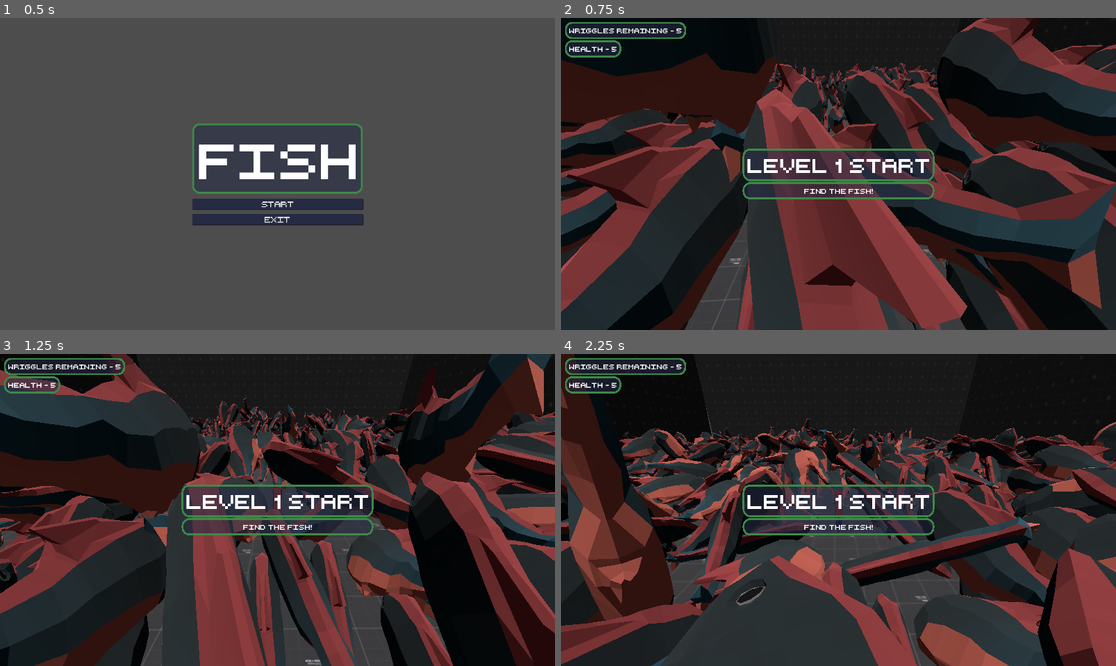
Above: before the commit, frames 1-4 (two rows, left to right).
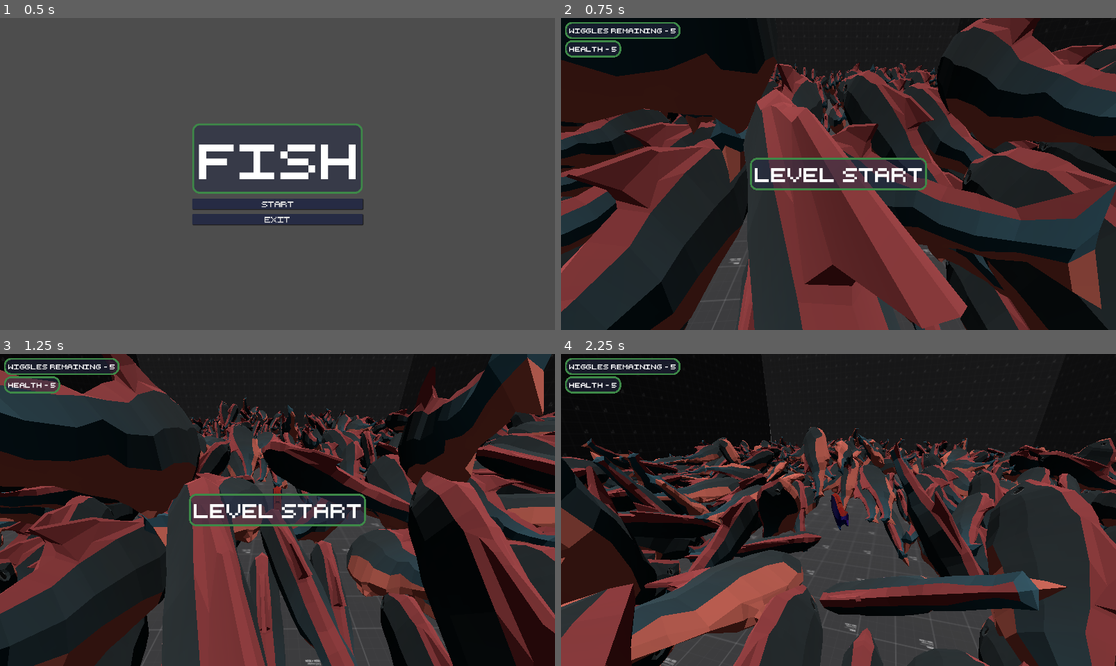
Above: after the commit, the same moments.

Repository: jamethy/fish-4
Game: Godot game, scene res://UI/main_menu.tscn
Same seed, same stepped clock (60 frames per second), same inputs: the game is played once before the commit and once after it. Sound files missing from this copy of the repository are replaced by a short silence.
Inputs (mouse positions are in pixels of both pictures, inside the frame that each line leads up to):
- Up to frame 1 (0.5 s): no input
- Up to frame 2 (0.75 s): click "Start" at 0.5 s
- Up to frame 3 (1.25 s): no input
- Up to frame 4 (2.25 s): tap Enter (ui_accept) at 1.25, 1.52 s; move the mouse to (866, 510) at 1.27 s; hold W (Forward) from 1.28 s (still down); tap Q (Bubble) at 1.35 s; move the mouse to (810, 510) at 2.02 s; tap Space (Burst) at 2.1 s

Frame 1 is identical in both runs. In frame 2, 3.7% of the frame differs, in the area x 2-68%, y 1-59%; in frame 3, 3.5%; in frame 4, 53%, in the area x 0-100%, y 0-100%.

Commit message:
Sound Effects!

Diff:
--- a/Audio/effect_manager.gd
+++ b/Audio/effect_manager.gd
@@ -3,6 +3,19 @@
 
 var sound_effects:Array = [preload("res://Audio/Sound Effects/N-Water_01.ogg"), preload("res://Audio/Sound Effects/N-Wa …(437 unchanged characters)…
 
+func _ready():
+	pass
+
+func _play_fx():
+	var effect = sound_effects.pick_random()
+	var new_audio_player = AudioStreamPlayer3D.new()
+	self.add_child(new_audio_player)
+	var audio_player = self.get_child(0)
+	audio_player.stream = effect
+	audio_player.play()
+	await audio_player.finished
+	audio_player.queue_free()
+
 func sellect_effect() -> AudioStreamOggVorbis:
 	var effect = sound_effects.pick_random()
 	print()
--- /dev/null
+++ b/Audio/effects_player.tscn
@@ -0,0 +1,6 @@
+[gd_scene load_steps=2 format=3 uid="uid://b10ws1hsert2j"]
+
+[ext_resource type="Script" path="res://Audio/effect_manager.gd" id="1_7i1vt"]
+
+[node name="EffectsPlayer" type="Node"]
+script = ExtResource("1_7i1vt")
--- a/LevelStartDisplay.gd
+++ b/LevelStartDisplay.gd
@@ -2,7 +2,7 @@
 
 
 func show_for_level_start(level: int):
-	$CenterContainer/VBoxContainer/LevelStartLabel.text = "LEVEL %d START" % level
+	#$CenterContainer/VBoxContainer/LevelStartLabel.text = "LEVEL %d START" % level
 	visible = true
 	$Timer.start()
 
--- /dev/null
+++ b/UI/in_game_menu.gd
@@ -0,0 +1,16 @@
+extends Control
+
+signal back_to_game_pressed
+
+func _on_back_to_game_button_pressed():
+	Effects._play_fx()
+	back_to_game_pressed.emit()
+
+func _on_exit_to_main_menu_button_pressed():
+	Effects._play_fx()
+	get_tree().change_scene_to_file("res://UI/main_menu.tscn")
+
+
+func _on_exit_to_desktop_button_pressed():
+	Effects._play_fx()
+	get_tree().quit()
--- a/UI/in_game_menu.tscn
+++ b/UI/in_game_menu.tscn
@@ -1,14 +1,7 @@
-[gd_scene load_steps=3 format=3 uid="uid://dbsjqa35qgidl"]
+[gd_scene load_steps=3 format=3 uid="uid://bn6ewwjy8ng6m"]
 
 [ext_resource type="Theme" uid="uid://4g6adh7plvly" path="res://UI/Theme.tres" id="1_2427n"]
-
-[sub_resource type="GDScript" id="GDScript_efb3v"]
-script/source = "extends Control
-
-signal back_to_game_pressed
-
-
-"
+[ext_resource type="Script" path="res://UI/in_game_menu.gd" id="2_tnd1b"]
 
 [node name="InGameMenu" type="Control"]
 layout_mode = 3
@@ -18,7 +11,7 @@
 grow_horizontal = 2
 grow_vertical = 2
 theme = ExtResource("1_2427n")
-script = SubResource("GDScript_efb3v")
+script = ExtResource("2_tnd1b")
 
 [node name="CenterContainer" type="CenterContainer" parent="."]
 layout_mode = 1
--- a/UI/main_menu.gd
+++ b/UI/main_menu.gd
@@ -2,8 +2,10 @@
 
 
 func _on_start_button_pressed():
+	Effects._play_fx()
 	get_tree().change_scene_to_file("res://game.tscn")
 
 
 func _on_exit_button_pressed():
+	Effects._play_fx()
 	get_tree().quit()
--- a/UI/player_ui.tscn
+++ b/UI/player_ui.tscn
@@ -31,11 +31,11 @@
 [node name="VBoxContainer" type="VBoxContainer" parent="MarginContainer/HBoxContainer"]
 layout_mode = 2
 
-[node name="WriggleCount" type="Label" parent="MarginContainer/HBoxContainer/VBoxContainer"]
+[node name="WiggleCount" type="Label" parent="MarginContainer/HBoxContainer/VBoxContainer"]
 layout_mode = 2
 size_flags_horizontal = 0
 size_flags_vertical = 0
-text = "Wriggles Remaining - 5"
+text = "Wiggles Remaining - 5"
 
 [node name="HealthCount" type="Label" parent="MarginContainer/HBoxContainer/VBoxContainer"]
 layout_mode = 2
--- a/game.tscn
+++ b/game.tscn
@@ -1,115 +1,16 @@
-[gd_scene load_steps=6 format=3 uid="uid://dbr356jchwtik"]
+[gd_scene load_steps=7 format=3 uid="uid://ds08v34uww8fg"]
 
 [ext_resource type="Script" path="res://game.gd" id="1_kv4yy"]
+[ext_resource type="PackedScene" uid="uid://bn6ewwjy8ng6m" path="res://UI/in_game_menu.tscn" id="2_7r0k7"]
 [ext_resource type="Theme" uid="uid://4g6adh7plvly" path="res://UI/Theme.tres" id="2_yp77h"]
-[ext_resource type="PackedScene" uid="uid://be6xm0nuj6sko" path="res://UI/level_complete_menu.tscn" id="4_wq1xh"]
-[ext_resource type="PackedScene" uid="uid://bf5mblylftb5n" path="res://UI/player_ui.tscn" id="5_5305u"]
+[ext_resource type="PackedScene" path="res://UI/level_complete_menu.tscn" id="4_wq1xh"]
+[ext_resource type="PackedScene" uid="uid://4u2i6u4k6pjm" path="res://UI/player_ui.tscn" id="5_5305u"]
 [ext_resource type="Script" path="res://LevelStartDisplay.gd" id="6_yoe00"]
 
 [node name="Game" type="Node"]
 script = ExtResource("1_kv4yy")
 
 [node name="CanvasLayer" type="CanvasLayer" parent="."]
-
-[node name="PlayerUI" parent="CanvasLayer" instance=ExtResource("5_5305u")]
-visible = false
-mouse_filter = 2
-
-[node name="GameOver" type="CenterContainer" parent="CanvasLayer"]
-visible = false
-anchors_preset = 15
-anchor_right = 1.0
-anchor_bottom = 1.0
-grow_horizontal = 2
-grow_vertical = 2
-
-[node name="Label" type="Label" parent="CanvasLayer/GameOver"]
-layout_mode = 2
-theme_override_font_sizes/font_size = 56
-text = "GAME OVER"
-
-[node name="LevelCompleteMenu" parent="CanvasLayer" instance=ExtResource("4_wq1xh")]
-visible = false
-
-[node name="InGameMenu" type="Control" parent="CanvasLayer"]
-visible = false
-layout_mode = 3
-anchors_preset = 15
-anchor_right = 1.0
-anchor_bottom = 1.0
-grow_horizontal = 2
-grow_vertical = 2
-theme = ExtResource("2_yp77h")
-
-[node name="CenterContainer" type="CenterContainer" parent="CanvasLayer/InGameMenu"]
-layout_mode = 1
-anchors_preset = 15
-anchor_right = 1.0
-anchor_bottom = 1.0
-grow_horizontal = 2
-grow_vertical = 2
-
-[node name="VBoxContainer" type="VBoxContainer" parent="CanvasLayer/InGameMenu/CenterContainer"]
-layout_mode = 2
-theme_override_constants/separation = 10
-
-[node name="FishLabel" type="Label" parent="CanvasLayer/InGameMenu/CenterContainer/VBoxContainer"]
-layout_mode = 2
-theme_override_font_sizes/font_size = 50
-text = "FISH"
-horizontal_alignment = 1
-
-[node name="BackToGameButton" type="Button" parent="CanvasLayer/InGameMenu/CenterContainer/VBoxContainer"]
-layout_mode = 2
-theme_override_font_sizes/font_size = 12
-text = "Back"
-
-[node name="ExitToMainMenuButton" type="Button" parent="CanvasLayer/InGameMenu/CenterContainer/VBoxContainer"]
-layout_mode = 2
-theme_override_font_sizes/font_size = 12
-text = "Exit to Main Manu"
-
-[node name="ExitToDesktopButton" type="Button" parent="CanvasLayer/InGameMenu/CenterContainer/VBoxContainer"]
-layout_mode = 2
-theme_override_font_sizes/font_size = 12
-text = "Exit to Desktop"
-
-[node name="LevelStartDisplay" type="Control" parent="CanvasLayer"]
-visible = false
-layout_mode = 3
-anchors_preset = 15
-anchor_right = 1.0
-anchor_bottom = 1.0
-grow_horizontal = 2
-grow_vertical = 2
-theme = ExtResource("2_yp77h")
-script = ExtResource("6_yoe00")
-
-[node name="CenterContainer" type="CenterContainer" parent="CanvasLayer/LevelStartDisplay"]
-layout_mode = 1
-anchors_preset = 15
-anchor_right = 1.0
-anchor_bottom = 1.0
-grow_horizontal = 2
-grow_vertical = 2
-
-[node name="VBoxContainer" type="VBoxContainer" parent="CanvasLayer/LevelStartDisplay/CenterContainer"]
-layout_mode = 2
-
-[node name="LevelStartLabel" type="Label" parent="CanvasLayer/LevelStartDisplay/CenterContainer/VBoxContainer"]
-layout_mode = 2
-theme_override_font_sizes/font_size = 40
-text = "LEVEL START"
-horizontal_alignment = 1
-
-[node name="InstructionsLabel" type="Label" parent="CanvasLayer/LevelStartDisplay/CenterContainer/VBoxContainer"]
-layout_mode = 2
-text = "Find the Fish!"
-horizontal_alignment = 1
-
-[node name="Timer" type="Timer" parent="CanvasLayer/LevelStartDisplay"]
-wait_time = 2.0
-one_shot = true
 
 [node name="Loading" type="Control" parent="CanvasLayer"]
 visible = false
@@ -134,7 +35,30 @@
 layout_mode = 2
 text = "LOADING"
 
-[node name="Credits" type="Control" parent="CanvasLayer"]
+[node name="LevelCompleteMenu" parent="CanvasLayer" instance=ExtResource("4_wq1xh")]
+visible = false
+
+[node name="PlayerUI" parent="CanvasLayer" instance=ExtResource("5_5305u")]
+visible = false
+mouse_filter = 2
+
+[node name="GameOver" type="CenterContainer" parent="CanvasLayer"]
+visible = false
+anchors_preset = 15
+anchor_right = 1.0
+anchor_bottom = 1.0
+grow_horizontal = 2
+grow_vertical = 2
+
+[node name="Label" type="Label" parent="CanvasLayer/GameOver"]
+layout_mode = 2
+theme_override_font_sizes/font_size = 56
+text = "GAME OVER"
+
+[node name="InGameMenu" parent="CanvasLayer" instance=ExtResource("2_7r0k7")]
+visible = false
+
+[node name="LevelStartDisplay" type="Control" parent="CanvasLayer"]
 visible = false
 layout_mode = 3
 anchors_preset = 15
@@ -143,8 +67,9 @@
 grow_horizontal = 2
 grow_vertical = 2
 theme = ExtResource("2_yp77h")
+script = ExtResource("6_yoe00")
 
-[node name="VBoxContainer" type="CenterContainer" parent="CanvasLayer/Credits"]
+[node name="CenterContainer" type="CenterContainer" parent="CanvasLayer/LevelStartDisplay"]
 layout_mode = 1
 anchors_preset = 15
 anchor_right = 1.0
@@ -152,20 +77,15 @@
 grow_horizontal = 2
 grow_vertical = 2
 
-[node name="VBoxContainer" type="VBoxContainer" parent="CanvasLayer/Credits/VBoxContainer"]
+[node name="LevelStartLabel" type="Label" parent="CanvasLayer/LevelStartDisplay/CenterContainer"]
 layout_mode = 2
+theme_override_font_sizes/font_size = 40
+text = "LEVEL START"
+horizontal_alignment = 1
 
-[node name="Label" type="Label" parent="CanvasLayer/Credits/VBoxContainer/VBoxContainer"]
-layout_mode = 2
-text = "Thanks for playing!"
-
-[node name="MainMenuButtonButton" type="Button" parent="CanvasLayer/Credits/VBoxContainer/VBoxContainer"]
-layout_mode = 2
-text = "Main Menu"
+[node name="Timer" type="Timer" parent="CanvasLayer/LevelStartDisplay"]
+one_shot = true
 
 [connection signal="next_level_button_pressed" from="CanvasLayer/LevelCompleteMenu" to="." method="_on_level_complete_menu_next_level_button_pressed"]
-[connection signal="pressed" from="CanvasLayer/InGameMenu/CenterContainer/VBoxContainer/BackToGameButton" to="." method="_on_back_to_game_button_pressed"]
-[connection signal="pressed" from="CanvasLayer/InGameMenu/CenterContainer/VBoxContainer/ExitToMainMenuButton" to="." method="_on_exit_to_main_menu_button_pressed"]
-[connection signal="pressed" from="CanvasLayer/InGameMenu/CenterContainer/VBoxContainer/ExitToDesktopButton" to="." method="_on_exit_to_desktop_button_pressed"]
+[connection signal="back_to_game_pressed" from="CanvasLayer/InGameMenu" to="." method="_on_in_game_menu_back_to_game_pressed"]
 [connection signal="timeout" from="CanvasLayer/LevelStartDisplay/Timer" to="CanvasLayer/LevelStartDisplay" method="_on_timer_timeout"]
-[connection signal="pressed" from="CanvasLayer/Credits/VBoxContainer/VBoxContainer/MainMenuButtonButton" to="." method="_on_exit_to_main_menu_button_pressed"]
Not shown: 1 places in UI/main_menu.tscn that only renumber resources
Not shown: 1 places in UI/player_ui.tscn that only renumber resources
